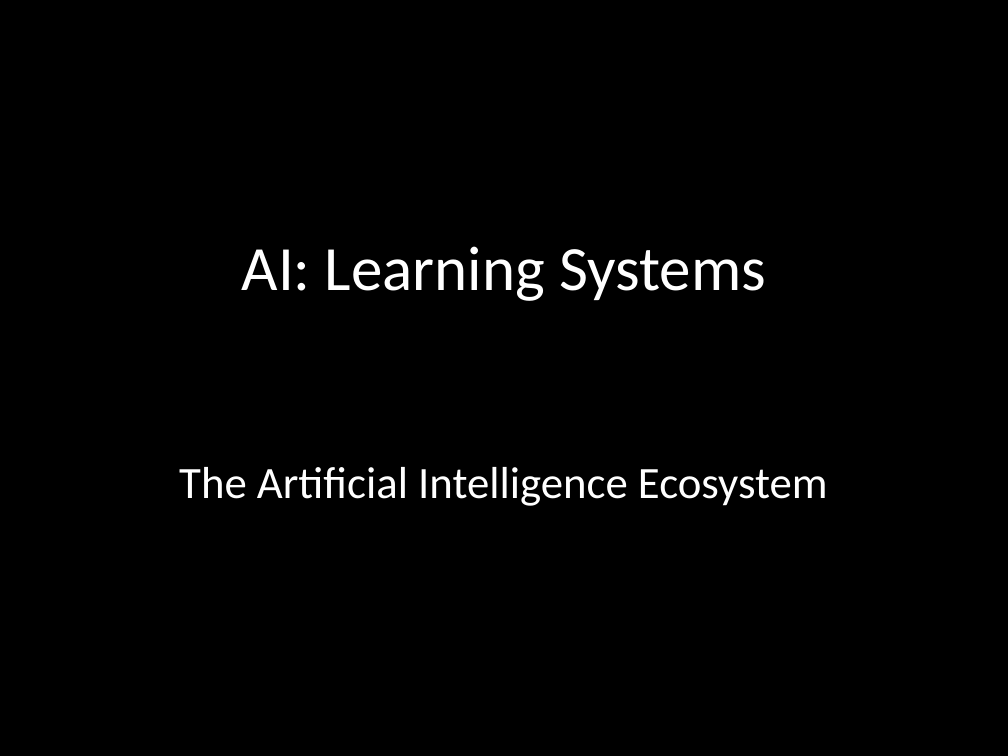
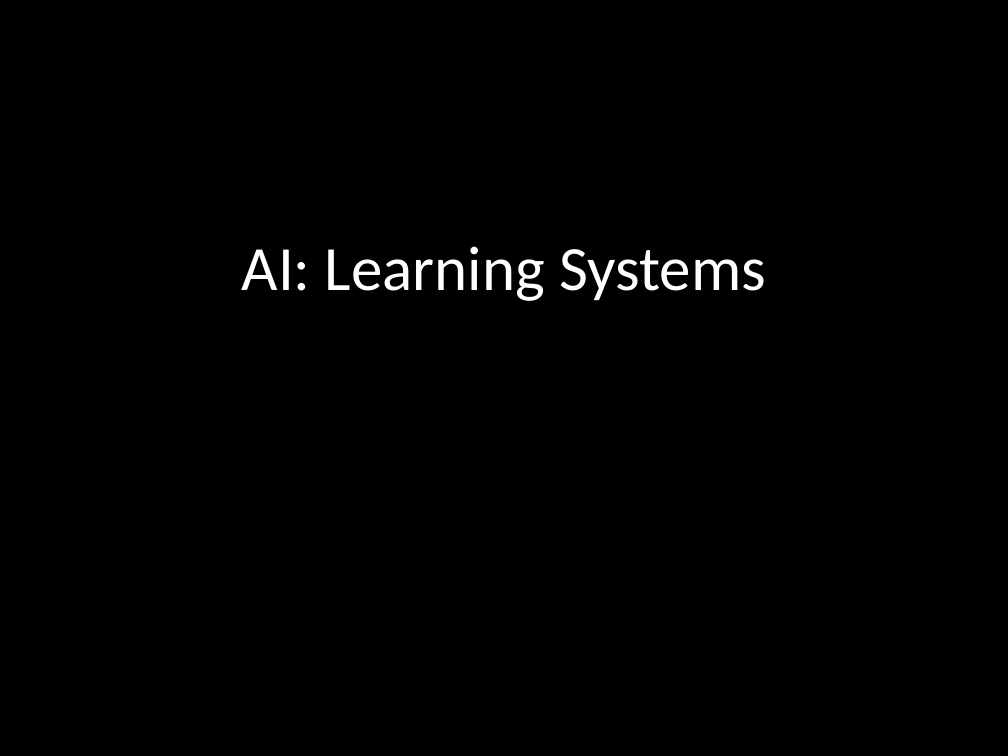
Before and after one commit to Chelsea-Myers/AIE_Presentations, a slide deck: slide 1 of AI Learning Systems.pptx. Drawn at 1008x756 pixels with LibreOffice and Linux fonts; fonts in the diff are those of the drawing; background and template pictures are left out; a plain dark background stands for a picture behind light text. Boxes give left, top, right and bottom in pixels: in the first picture for what was removed or moved away, otherwise in the second. Text is boxed around its words. In the diff, an @@ line names an element or a change of style, - is before the commit and + after.

Commit message:
Testing change

```diff
--- a/AI Learning Systems.pptx
+++ b/AI Learning Systems.pptx
@@ subtitle removed at [179, 467, 828, 506] @@
-The Artificial Intelligence Ecosystem
```
